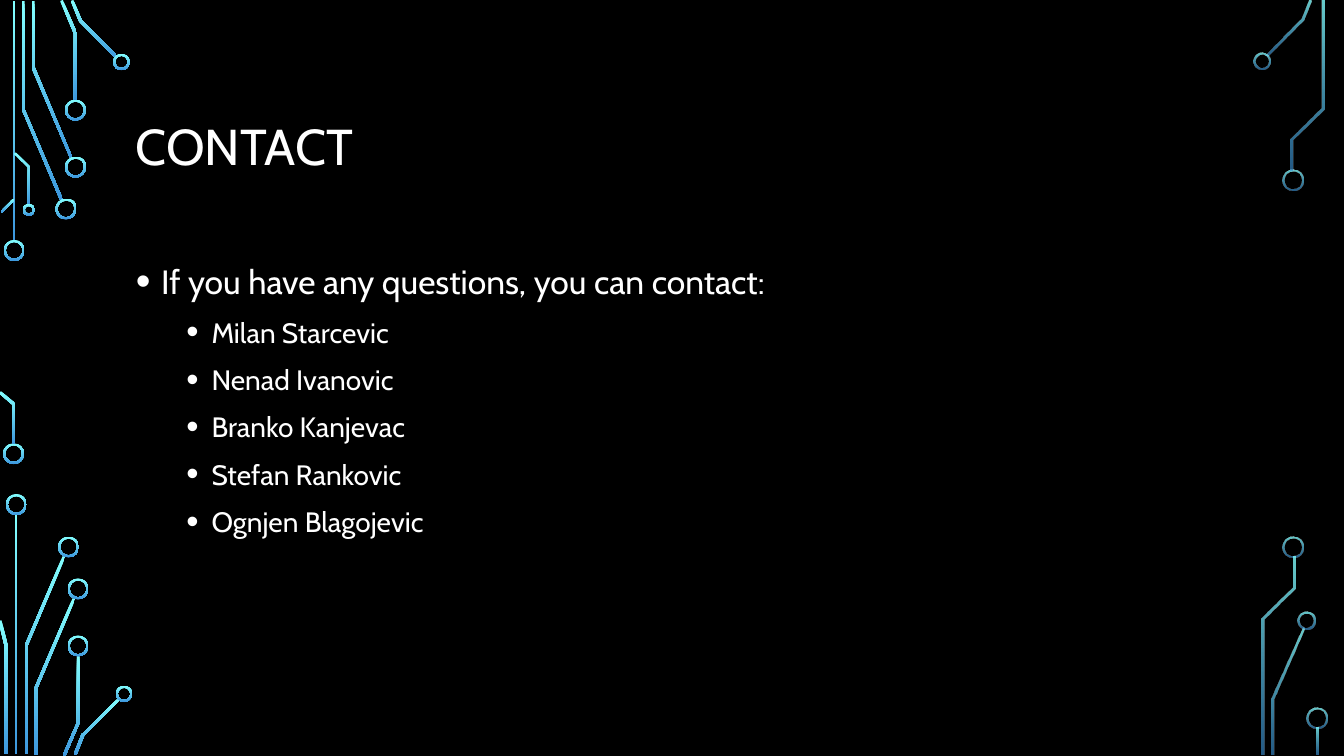
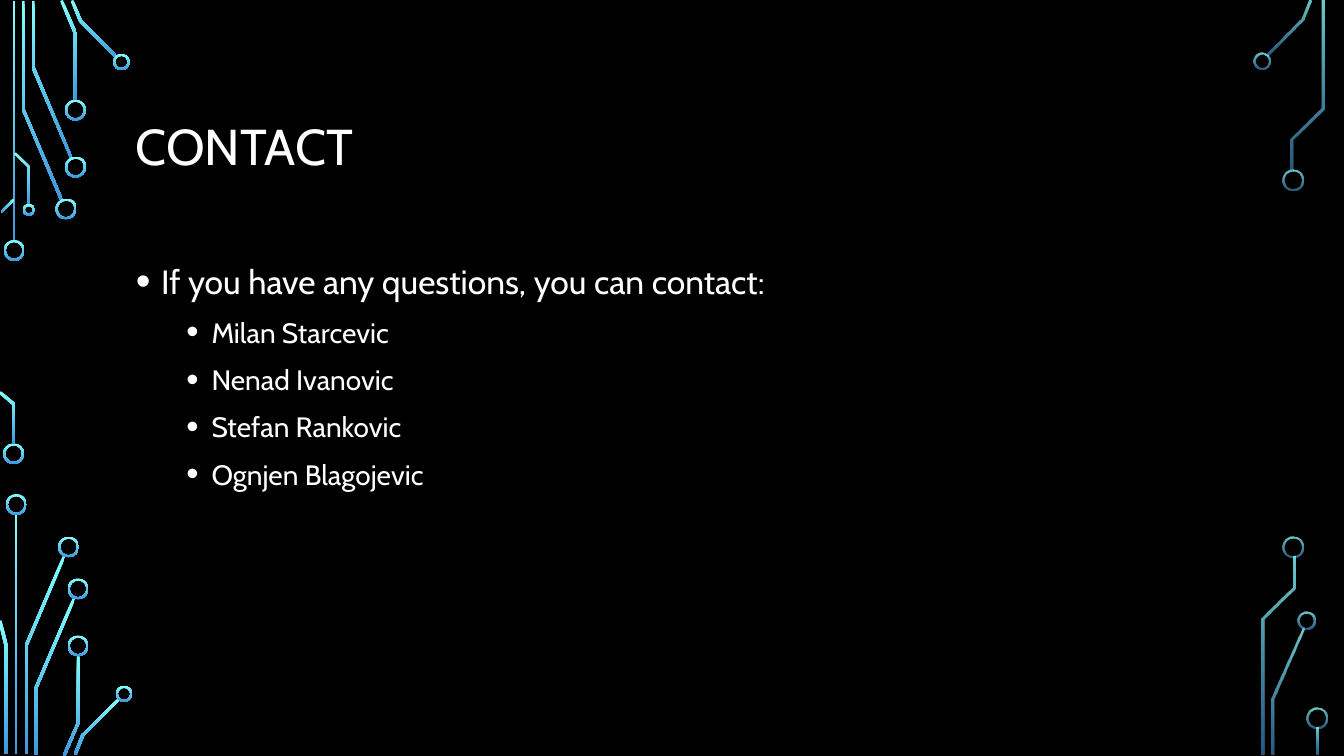
Before and after one commit to Zuehlke/security-onboarding, a slide deck: slide 7 of security/00-Introduction/Introduction.pptx. Drawn at 1344x756 pixels with LibreOffice and Linux fonts; fonts in the diff are those of the drawing; background and template pictures are left out. Boxes give left, top, right and bottom in pixels: in the first picture for what was removed or moved away, otherwise in the second. Text is boxed around its words. In the diff, an @@ line names an element or a change of style, - is before the commit and + after.

Commit message:
Removed name from security presentation

```diff
--- a/security/00-Introduction/Introduction.pptx
+++ b/security/00-Introduction/Introduction.pptx
@@ text at bbox=[212, 416, 405, 444]: paragraph removed @@
-  • Branko Kanjevac
```
